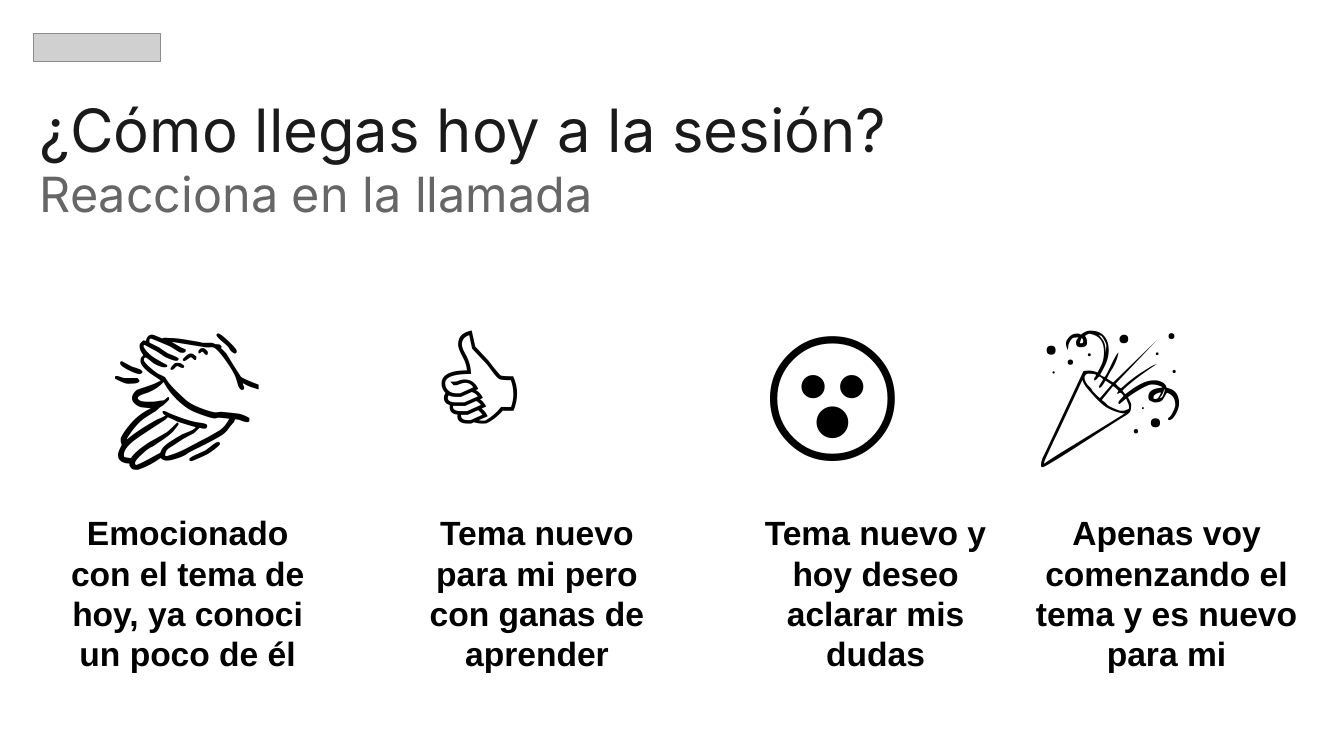
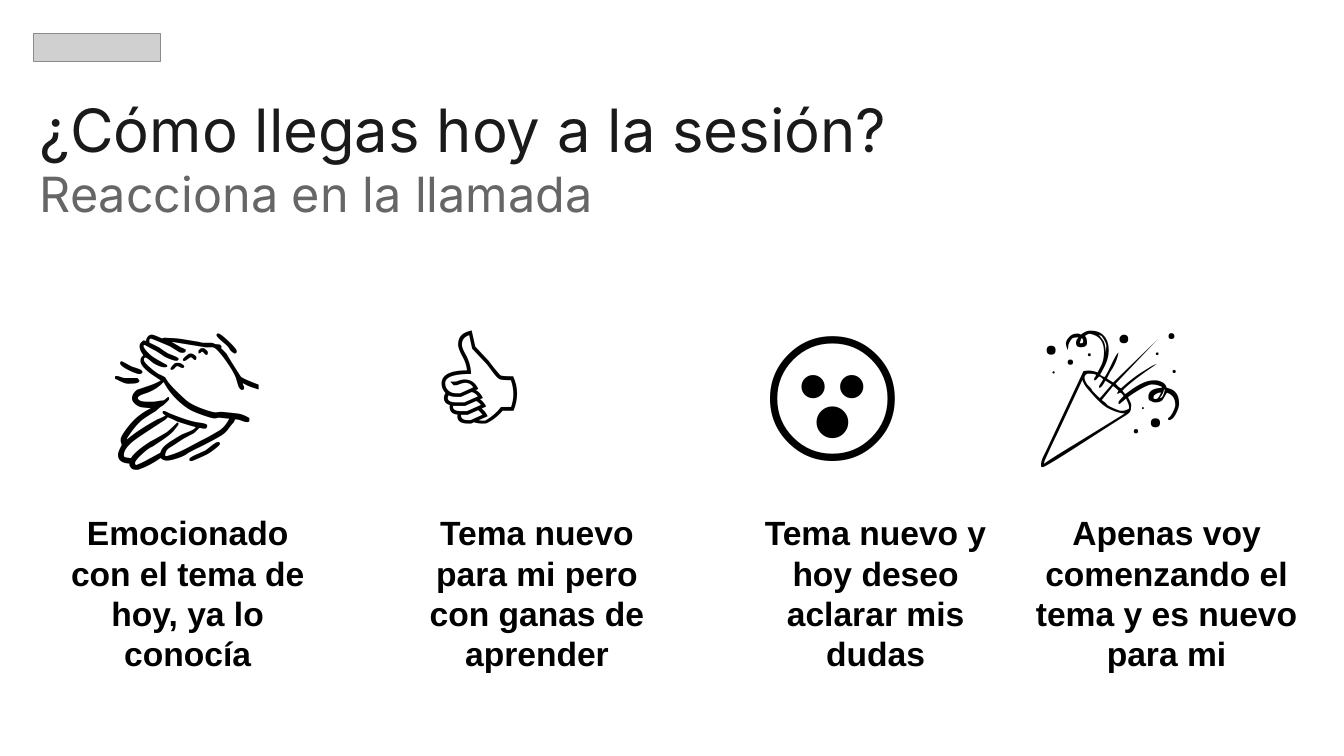
Before and after one commit to zyntonyson/bootcamp_ds_da, a slide deck: slide 3 of 10-da-toma-decisiones-negocio/20-pruebas-ab.pptx. Drawn at 1344x756 pixels with LibreOffice and Linux fonts; fonts in the diff are those of the drawing; grey boxes stand for pictures. Boxes give left, top, right and bottom in pixels: in the first picture for what was removed or moved away, otherwise in the second. Text is boxed around its words. In the diff, an @@ line names an element or a change of style, - is before the commit and + after.

```diff
--- a/10-da-toma-decisiones-negocio/20-pruebas-ab.pptx
+++ b/10-da-toma-decisiones-negocio/20-pruebas-ab.pptx
@@ text at box(71, 520, 304, 667): text changed @@
-Emocionado con el tema de hoy, ya conoci un poco de él
+Emocionado con el tema de hoy, ya lo conocía
```
Also in this commit, not shown: 4 other files.
